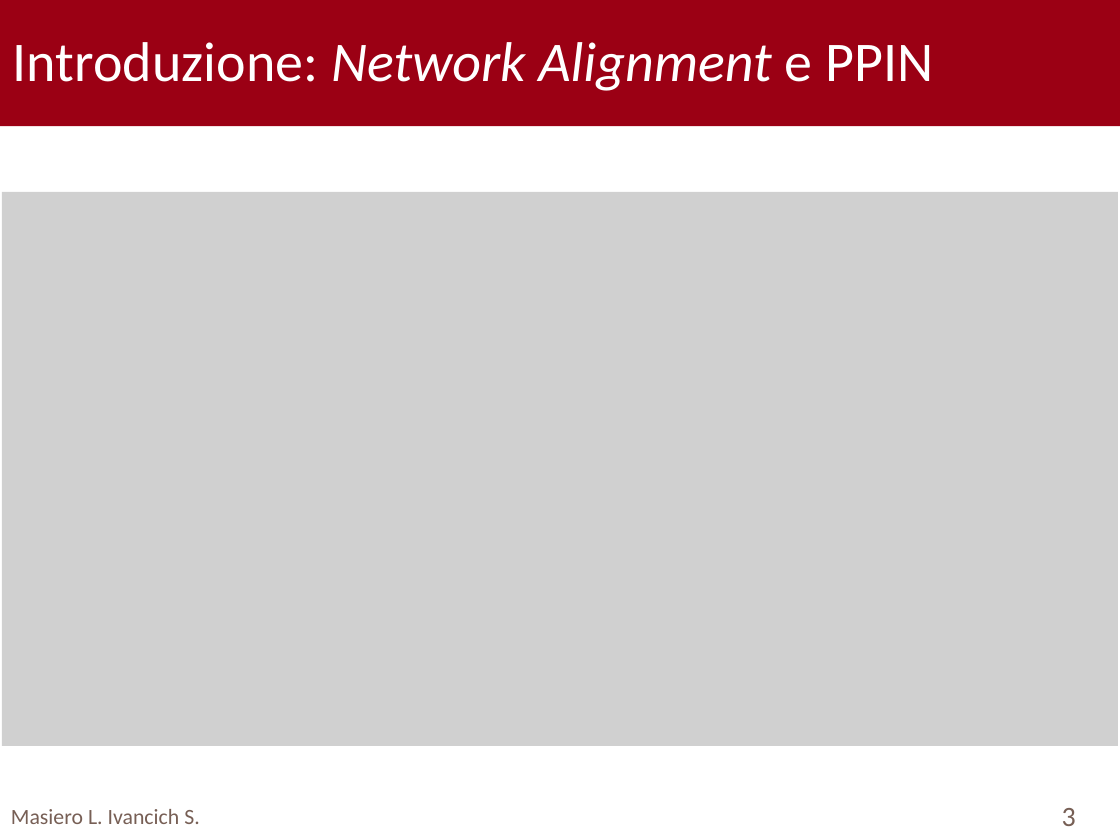
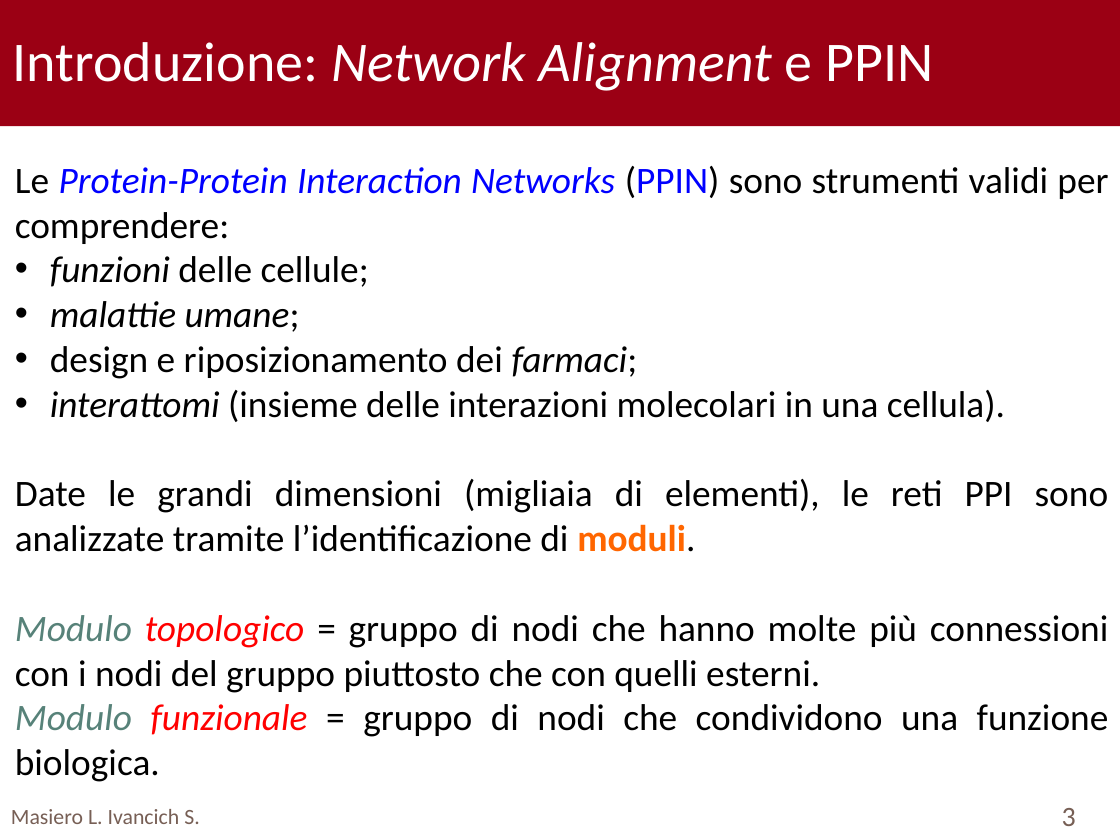
Before and after one commit to TyllanDrake/NetworkAlignment, a slide deck: slide 3 of Presentation/Presentation.pptx. Drawn at 1120x840 pixels with LibreOffice and Linux fonts; fonts in the diff are those of the drawing; grey boxes stand for pictures; background and template pictures are left out. Boxes give left, top, right and bottom in pixels: in the first picture for what was removed or moved away, otherwise in the second. Text is boxed around its words. In the diff, an @@ line names an element or a change of style, - is before the commit and + after.

```diff
--- a/Presentation/Presentation.pptx
+++ b/Presentation/Presentation.pptx
@@ text added at [15, 166, 1109, 782], 24 pt, text #000000 @@
+Le Protein-Protein Interaction Networks (PPIN) sono strumenti validi per comprendere:
+• funzioni delle cellule;
+• malattie umane;
+• design e riposizionamento dei farmaci;
+• interattomi (insieme delle interazioni molecolari in una cellula).
+Date le grandi dimensioni (migliaia di elementi), le reti PPI sono analizzate tramite l’identiﬁcazione di moduli.
+Modulo topologico = gruppo di nodi che hanno molte più connessioni con i nodi del gruppo piuttosto che con quelli esterni.
+Modulo funzionale = gruppo di nodi che condividono una funzione biologica.
@@ picture removed at [2, 192, 1119, 746] @@
```
Also in this commit, not shown: 15 other slides changed, 2 other files.
